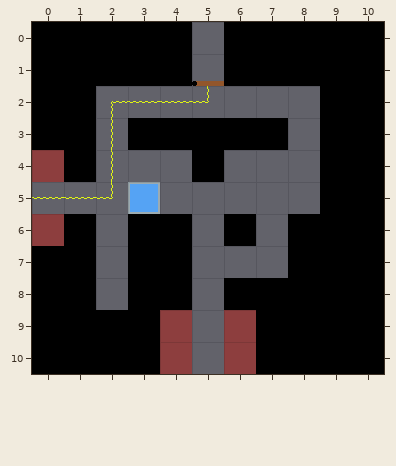
Two versions of a level (Tiled map (JSON), Assets/Level_Editor/TileMap/Room_38.tmj). This is how it looked before the edit.
Cells are 32x32 px. Shown: x 0..10, y 0..10.
After:
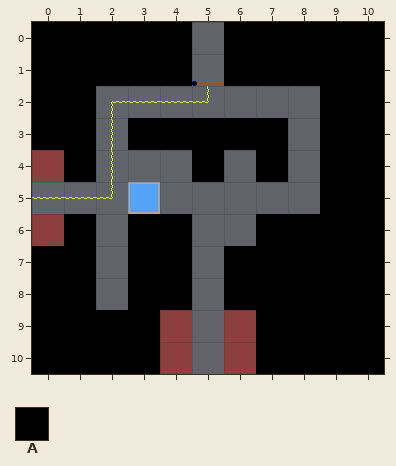
Key: from "tileSet": A 33.
_ is an empty cell.
Tiles replaced or removed in this view: A.
What changed:
Changed rows in their new state; . is an unchanged cell.
Layer "Blocks":
first column x 6:
 4 .A
 6 _A
 7 AA
Boxes around the changes in both pictures, in picture pixels (x1, y1, x2, y2):
added: (256, 150, 288, 182)
changed: (224, 214, 288, 278)
